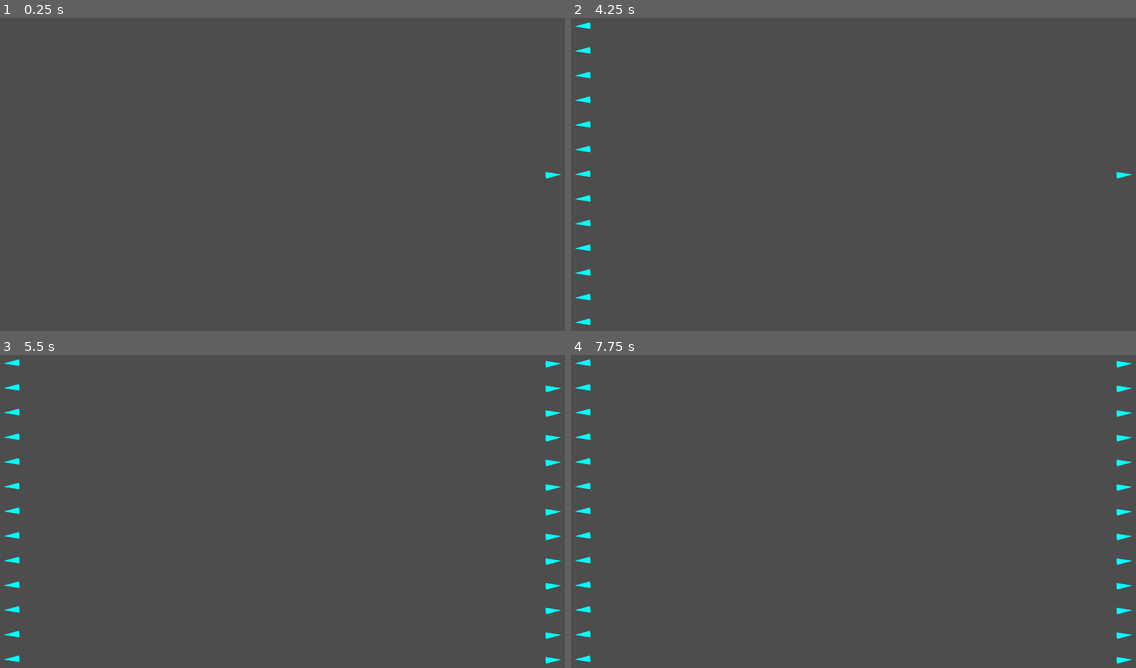
Above: before the commit, frames 1-4 (two rows, left to right).
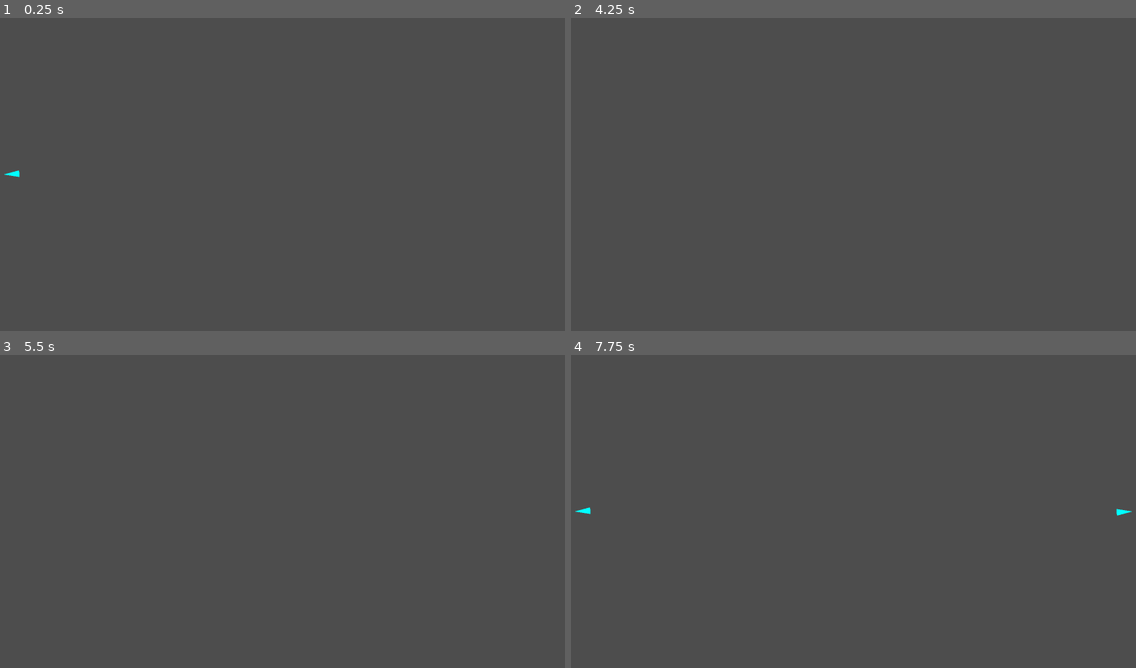
Above: after the commit, the same moments.

Repository: yancouto/psych0
Game: Godot game, scene res://runner.tscn
Two runs of this game, one before a commit and one after it. Both use one fixed random seed, a clock stepped at 60 frames per second and the inputs below.
Inputs (mouse positions are in pixels of both pictures, inside the frame that each line leads up to):
- Up to frame 1 (0.25 s): no input
- Up to frame 2 (4.25 s): tap Enter at 0.5, 2, 3.5 s; move the mouse to (977, 158) at 0.52 s; press the mouse at (977, 158) at 0.53 s; hold D (move_right) 0.53-1.28 s; tap Space at 1.25, 2.75 s; move the mouse to (740, 190) at 1.27 s; release the mouse at (740, 190) at 1.28 s; hold S (move_down) 1.28-2.03 s; click (740, 190) at 1.35 s; move the mouse to (910, 105) at 2.02 s; press the mouse at (910, 105) at 2.03 s; hold D (move_right) 2.03-2.78 s; move the mouse to (825, 237) at 2.77 s; release the mouse at (825, 237) at 2.78 s; hold W (move_up) 2.78-3.53 s; click (825, 237) at 2.85 s; move the mouse to (1023, 221) at 3.52 s; press the mouse at (1023, 221) at 3.53 s; hold A (move_left) from 3.53 s (still down)
- Up to frame 3 (5.5 s): move the mouse to (113, 464) at 4.27 s; release the mouse at (113, 464) at 4.28 s; click (113, 464) at 4.35 s; tap Space at 5 s; move the mouse to (310, 511) at 5.02 s; release A (move_left) at 5.03 s; press the mouse at (310, 511) at 5.03 s; hold S (move_down) from 5.03 s (still down)
- Up to frame 4 (7.75 s): move the mouse to (768, 433) at 5.77 s; release S (move_down) at 5.78 s; release the mouse at (768, 433) at 5.78 s; hold D (move_right) 5.78-6.53 s; click (768, 433) at 5.85 s; move the mouse to (977, 495) at 6.52 s; press the mouse at (977, 495) at 6.53 s; hold W (move_up) 6.53-7.28 s; move the mouse to (740, 527) at 7.27 s; release the mouse at (740, 527) at 7.28 s; hold D (move_right) from 7.28 s (still down); click (740, 527) at 7.35 s

The runs differ from the first frame. In frame 1, less than 0.1% of the frame differs, in the area x 0-100%, y 48-52%; in frame 2, 0.5%; in frame 3, 0.9%, in the area x 0-100%, y 1-99%; in frame 4, 0.8%.

Commit message:
Add spirals

Diff:
--- a/editor/formation.gd
+++ b/editor/formation.gd
@@ -212,6 +212,32 @@
 			enemy.speed = Vector2(enemy.speed.y, enemy.speed.x)
 		return enemies
 
+class Spiral extends Formation:
+	var amount_in_circle: int
+	var amount: int
+	var spacing: float
+	var starting_angle: float
+	var speed_len: float
+	var radius: float
+	func _init(amount_in_circle: int, amount: int, spacing: float, starting_angle := 0., speed_len := 300., radius := 30.):
+		self.amount_in_circle = amount_in_circle
+		self.amount = amount
+		self.spacing = spacing
+		self.starting_angle = starting_angle
+		self.speed_len = speed_len
+		self.radius = radius
+	func raw_enemies() -> Array[EnemyToSpawn]:
+		var enemies: Array[EnemyToSpawn] = []
+		enemies.resize(amount)
+		var center := Vector2(LevelBuilder.W / 2, LevelBuilder.H / 2)
+		var screen_radius := center.length()
+		for i in range(amount):
+			var angle := Vector2(0, -1).rotated(i * 2 * PI / amount_in_circle)
+			var pos := center + angle * (screen_radius + radius + i * spacing)
+			var speed := -angle * speed_len
+			enemies[i] = EnemyToSpawn.new(radius, pos, speed)
+		return enemies
+
 # All enemies that should be spawned at exactly the same time
 func raw_enemies() -> Array[EnemyToSpawn]:
 	assert(false)
--- a/levels/level1.gd
+++ b/levels/level1.gd
@@ -53,7 +53,6 @@
 		spawn(F.VerticalLine.new(13, F.VerticalLineSide.Left, F.VerticalLinePlacement.Gap.new((i + 1) * (H / 6), 200)))
 	wait_until_no_enemies()
 
-	reset()
 	spawn(F.Multiple.new(50, Vector2(W + r, H / 2), Vector2(-300, 0), 10, r))
 	wait(5)
 	for i in range(5):
@@ -61,3 +60,14 @@
 		var side := F.VerticalLineSide.Left if i % 2 == 0 else F.VerticalLineSide.Right
 		spawn(F.VerticalLine.new(13, side, F.VerticalLinePlacement.Distribute.new(), 350 + 100 * i))
 	wait_until_no_enemies()
+
+	spawn(F.Spiral.new(20, 100, 50))
+	wait(5)
+	spawn(F.VerticalLine.new(11, F.VerticalLineSide.Left, F.VerticalLinePlacement.Distribute.new(), 300))
+	wait(0.5)
+	spawn(F.VerticalLine.new(11, F.VerticalLineSide.Right, F.VerticalLinePlacement.Distribute.new(), 300))
+	wait(4)
+	for i in range(3):
+		wait(1.5)
+		spawn(F.HorizontalLine.new(11, F.HorizontalLineSide.Top, F.HorizontalLinePlacement.V.new(50 + 50 * i), 200))
+	wait_until_no_enemies()
